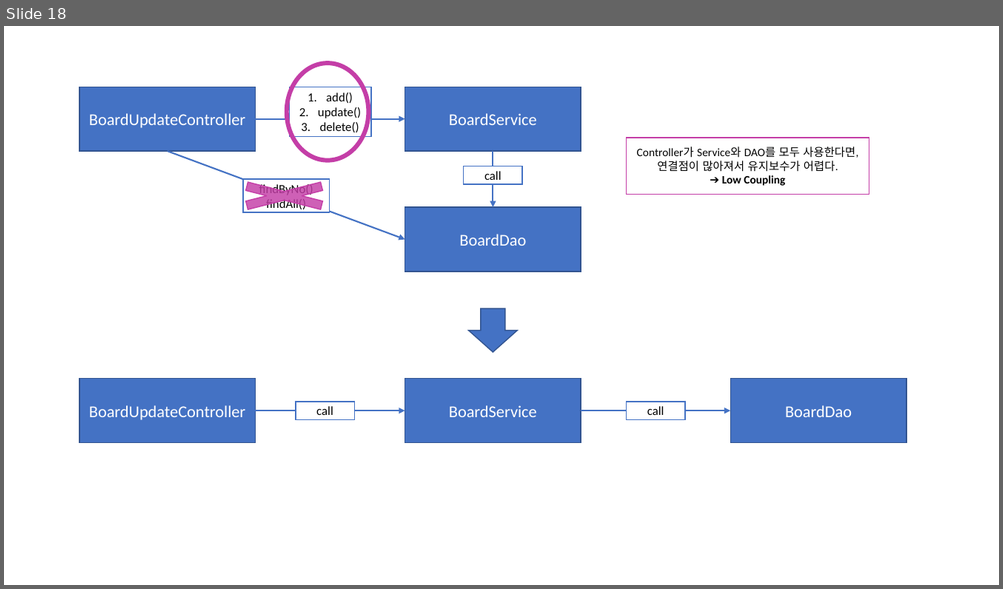
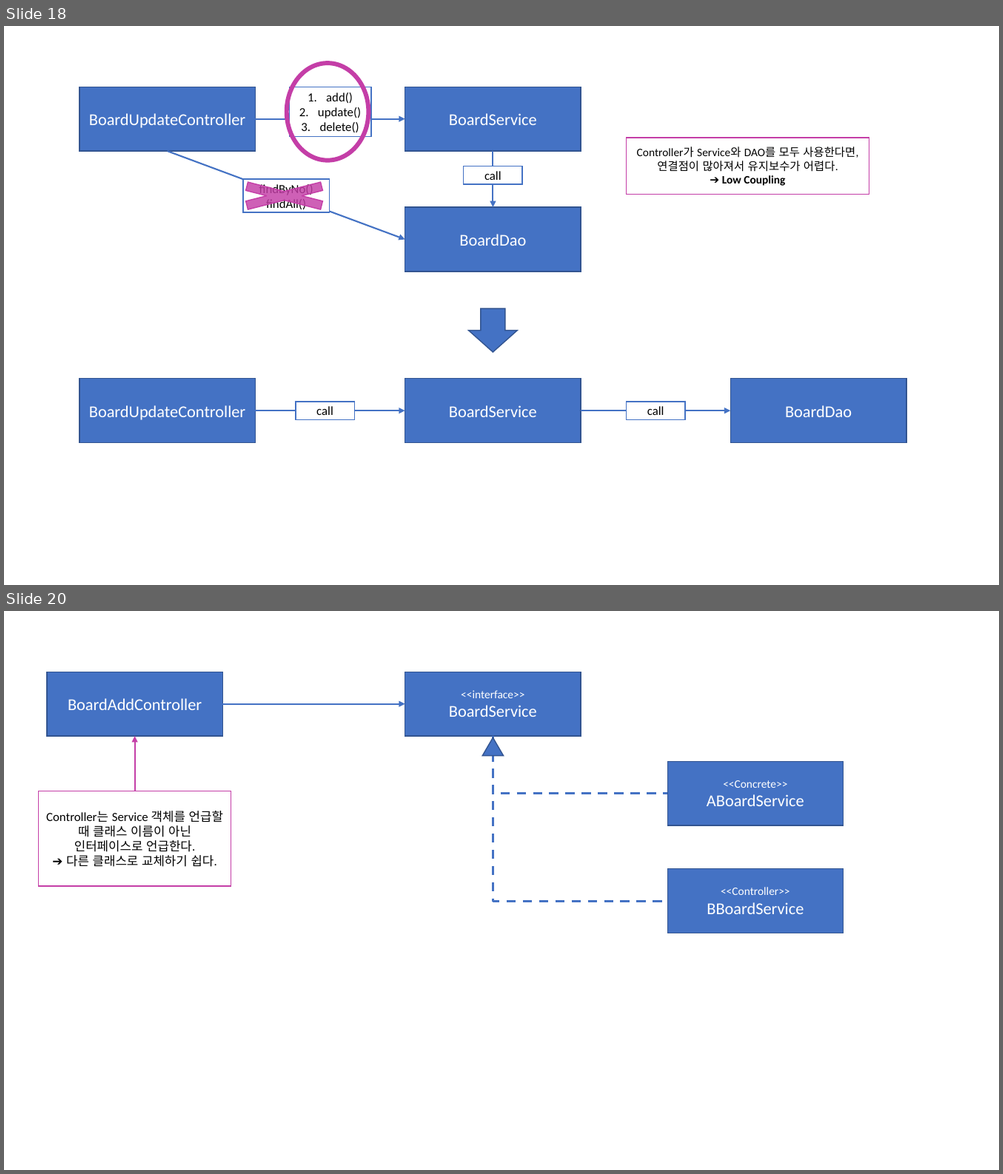
Before and after one commit to Dingadung/2022-study-workspace, a slide deck: study-note/자바/2022-10-05 내용정리.pptx. Shown one above the other, each under a label of ours: slide 18 before the commit, slides 18 and 20 after it; the slides between them are not shown. The pictures are 1003x589 and 1003x1174 pixels, drawn with LibreOffice and Linux fonts; fonts in the diff are those of the drawing. Boxes give left, top, right and bottom in pixels: in the first picture for what was removed or moved away, otherwise in the second. Text is boxed around its words. In the diff, an @@ line names an element or a change of style, - is before the commit and + after.

Commit message:
073. 서비스 컴포넌트에 인터페이스 적용: 서비스 객체를 교체하기 쉽게 만들기 1단계 - BoardService 객체를 인터페이스와 구현체로 분리한다. BoardService 클래스를 인터페이스로 변경

```diff
--- a/study-note/자바/2022-10-05 내용정리.pptx
+++ b/study-note/자바/2022-10-05 내용정리.pptx
@@ slide 20 added at bbox=[4, 611, 999, 1170], background #FFFFFF @@
@@ rectangle added at bbox=[46, 672, 222, 736], fill #4472C4, outline #325491 1 pt, 16 pt, text #FFFFFF @@
+BoardAddController
@@ rectangle added at bbox=[404, 672, 580, 736], fill #4472C4, outline #325491 1 pt, 11 pt, text #FFFFFF @@
+<<interface>>
+BoardService
@@ arrow added from (222, 704) to (404, 704), #4472C4 1.5 pt @@
@@ arrow added from (134, 792) to (134, 736), #C43EA7 1.5 pt @@
@@ triangle added at bbox=[482, 738, 504, 756], fill #4472C4, outline #325491 1 pt @@
@@ elbow line added from (492, 736) to (667, 794), #4472C4 2.25 pt dashed @@
@@ elbow line added from (492, 736) to (667, 901), #4472C4 2.25 pt dashed @@
@@ rectangle added at bbox=[667, 762, 843, 826], fill #4472C4, outline #325491 1 pt, 16 pt, text #FFFFFF @@
+<<Concrete>>
+ABoardService
@@ rectangle added at bbox=[38, 792, 231, 887], fill #FFFFFF, outline #C43EA7 1 pt, 12 pt, text #000000 @@
+Controller는 Service 객체를 언급할 때 클래스 이름이 아닌 인터페이스로 언급한다.
+➔ 다른 클래스로 교체하기 쉽다.
@@ rectangle added at bbox=[667, 869, 843, 934], fill #4472C4, outline #325491 1 pt, 11 pt, text #FFFFFF @@
+<<Controller>>
+BBoardService
```
Also in this commit, not shown: 1 other slide added, 2 other files.
